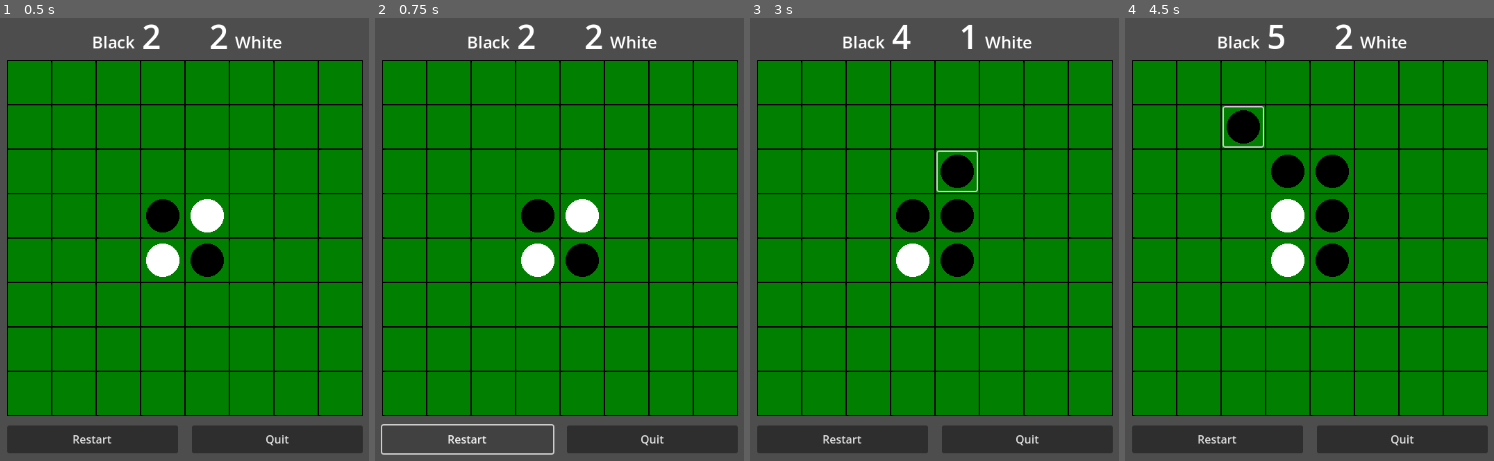
Above: before the commit, frames 1-4 (left to right).
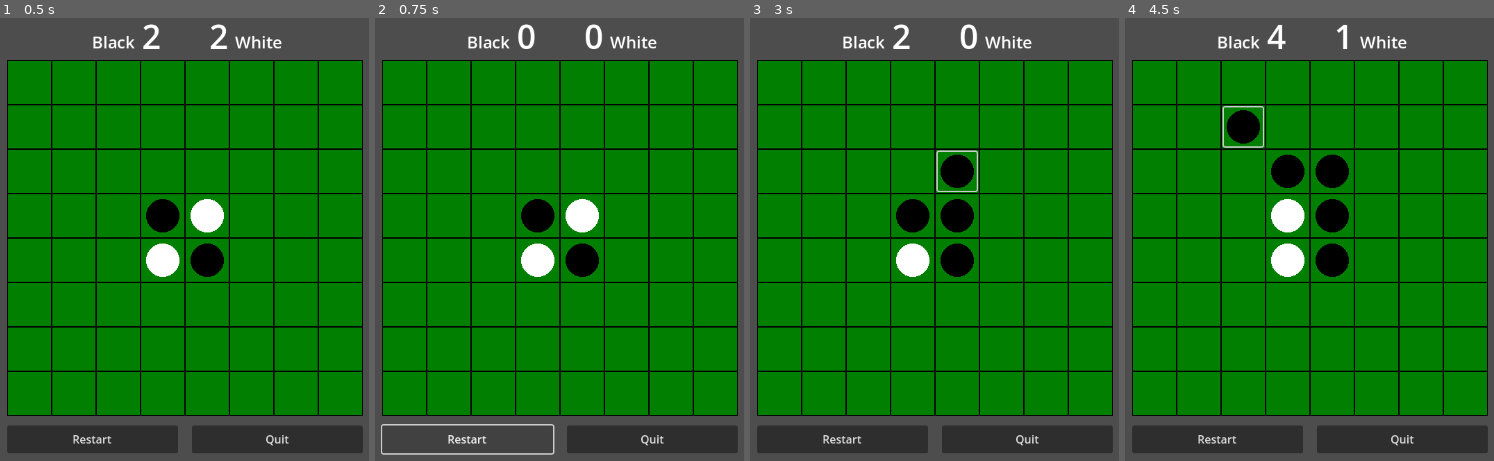
Above: after the commit, the same moments.

Repository: phrasmotica/othello
Game: Godot game, scene res://scenes/game.tscn
Same seed, same stepped clock (60 frames per second), same inputs: the game is played once before the commit and once after it.
Inputs (mouse positions are in pixels of both pictures, inside the frame that each line leads up to):
- Up to frame 1 (0.5 s): no input
- Up to frame 2 (0.75 s): click "Restart" at 0.5 s
- Up to frame 3 (3 s): click "Restart" at 1.25 s; click "Restart" at 2 s; click (956, 173) at 2.77 s
- Up to frame 4 (4.5 s): click (1287, 173) at 3.52 s; click (1243, 128) at 4.27 s

Frame 1 is identical in both runs. In frame 2, 0.3% of the frame differs, in the area x 38-62%, y 1-7%; in frame 3, 0.3%; in frame 4, 0.3%.

Commit message:
Remove logic for getting a cell's default counter, now that initial board state has been implemented

Diff:
--- a/scripts/board_creator.gd
+++ b/scripts/board_creator.gd
@@ -70,10 +70,6 @@
 		current_cell.position = CELL_SPRITE_SIZE * Vector2(x_pos, y_pos)
 		current_cell.index = idx
 
-		current_cell.cell_data = cell_data_pool.get_default_counter(_size, x_pos, y_pos)
-		if current_cell.cell_data.has_counter():
-			cell_counter_changed.emit(idx, current_cell.cell_data)
-
 		if is_new:
 			cells_parent.add_child(current_cell)
 			current_cell.owner = scene_root
@@ -101,7 +97,7 @@
 
 func inject(state: BoardStateData) -> void:
 	if state:
-		print("Injecting data for %d cell(s)" % state.cells_data.size())
+		print("Injecting data for %d cell(s) from %s" % [state.cells_data.size(), state.resource_path])
 	else:
 		print("Clearing initial state")
 
@@ -125,25 +121,7 @@
 		cell.place_counter(cell_data_pool.get_next())
 
 func reset_board() -> void:
-	var starting_counter_cells: Array[int] = []
-
-	for idx in cells_manager.count():
-		var cell := cells_manager.get_cell(idx)
-
-		var x_pos := idx % _size.x
-		var y_pos := int(float(idx) / float(_size.x))
-
-		cell.cell_data = cell_data_pool.get_default_counter(_size, x_pos, y_pos)
-		if cell.cell_data.has_counter():
-			starting_counter_cells.append(idx)
-
 	board_reset.emit()
-
-	# need to do this after the cell manager knows about the starting counters,
-	# so that the placement calculator updates each cell correctly
-	for idx in starting_counter_cells:
-		var cell := cells_manager.get_cell(idx)
-		cell_counter_changed.emit(idx, cell.cell_data)
 
 func _handle_cell_pressed(idx: int) -> void:
 	var cell := cells_manager.get_cell(idx)
--- a/scripts/cell_data_pool.gd
+++ b/scripts/cell_data_pool.gd
@@ -19,19 +19,6 @@
 
 	return white_counter
 
-func get_default_counter(size: Vector2i, x_pos: int, y_pos: int) -> BoardCellData:
-	var half_x := int(float(size.x) / 2)
-	var half_y := int(float(size.y) / 2)
-
-	var starts_filled := [half_x, half_x - 1].has(x_pos) and [half_y, half_y - 1].has(y_pos)
-	if starts_filled:
-		if (x_pos + y_pos) % 2 != 0:
-			return white_counter
-
-		return black_counter
-
-	return empty
-
 func flip(data: BoardCellData) -> BoardCellData:
 	if data == white_counter:
 		return black_counter
